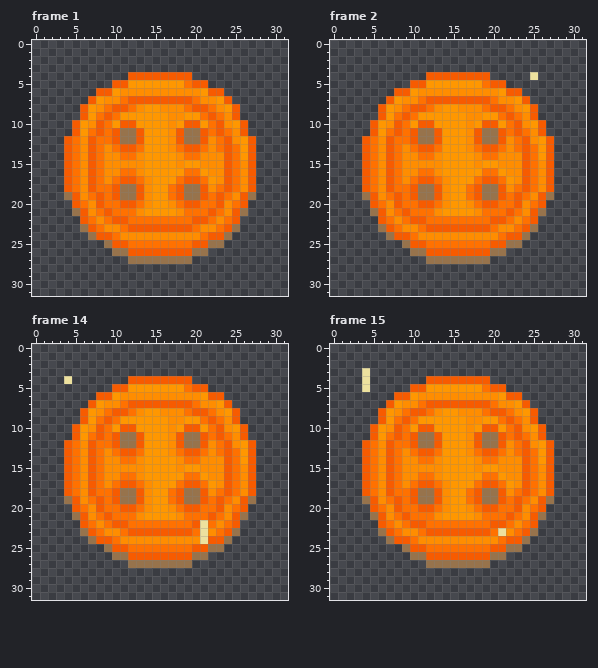
One commit to this pixel-art file: Assets/Assety/guzik/guzik_anim.aseprite. Above is the file before it was changed.
32x32 pixels, 26 frames. Shown: frame 1, frame 2, frame 14, frame 15. The commit also changed other frames, which this record leaves out.
New version:
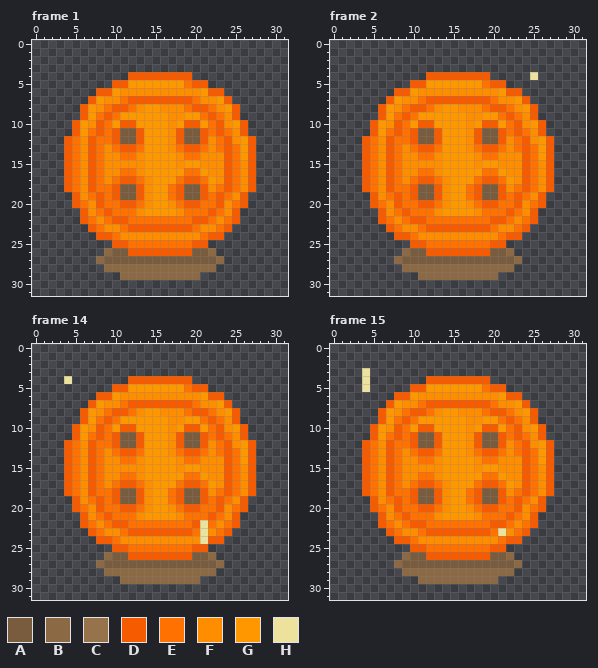
Palette (. is transparent): A #795c3e  B #8b6945  C #97734c  D #f75b00  E #ff7100  F #ff8d00  G #ff9700  H #ede19e
From old to new:
layer "Layer 3" added
Frame 1, layers "Layer 2", "Layer 3":
The edit adds colour A in row 27 at x 9 to 11 and 20 to 22.
Colour C gives way to colour A in rows 11 to 12 at x 11 to 12 and 19 to 20; in rows 18 to 19 at x 11 to 12 and 19 to 20; in row 26 at x 10 to 11 and 20 to 21; in row 27 at x 12 to 19.
The edit adds colour B in row 26 at x 9 and 22; in row 27 at x 8 and 23; in row 28 at x 9 to 22; in row 29 at x 11 to 20.
Colour C is removed in row 19 at x 4 and 27; in row 21 at x 5 and 26; in row 23 at x 6 and 25; in row 24 at x 7 and 24; in row 25 at x 9 and 22 to 23.
Frame 2, layers "Layer 2", "Layer 3": the same change as frame 1
Frame 14, layers "Layer 2", "Layer 3": the same change as frame 1
Frame 15, layers "Layer 2", "Layer 3": the same change as frame 1
